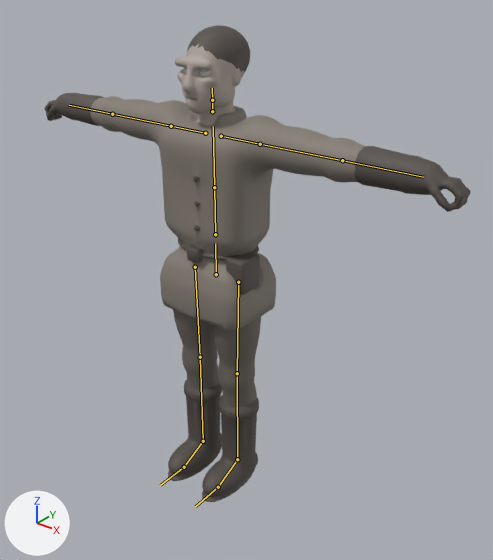
One commit to the FBX model Assets/Resources/Bodies/Living.fbx: the scene before it, then after it.
The view is the same before and after, from a 50 mm camera at (0.858, -0.971, 1.124) aimed at (0.083, -0.003, 0.524). Arrows for +X, +Y and +Z are at lower left; the lights stay in place. The picture after the commit comes second. The bones that change, and the others that lie on the model, are drawn over the model as lines.

In view in the first picture: 'LivingMesh'.
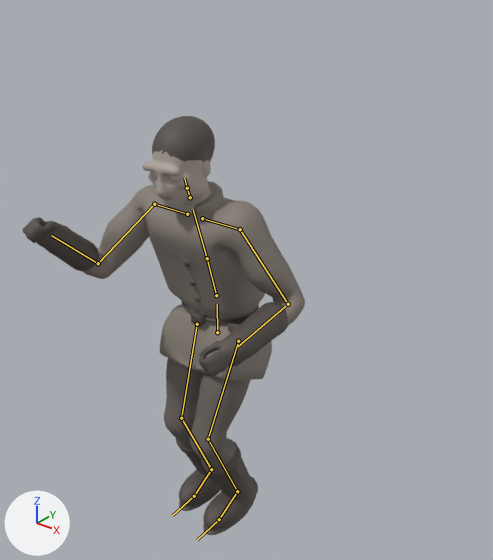
The newer file adds an action. The first version stands in its rest pose; the second is drawn at frame 38 of the action 'Living|Gather'.

Where the change shows, as pixel boxes [x1, y1, x2, y2] in the pictures (493 x 560 px):
```json
{"object": "LivingMesh", "change": "posed", "before": [45, 25, 470, 502], "after": [23, 116, 305, 535], "on screen": "34% narrower, 12% shorter"}
{"bone": "Hips", "before": "(216, 274) to (215, 243)", "after": "(217, 332) to (217, 304)"}
{"bone": "Spine", "before": "(215, 234) to (214, 187)", "after": "(216, 295) to (207, 258)"}
{"bone": "Chest", "before": "(214, 187) to (213, 126)", "after": "(207, 258) to (193, 209)"}
{"bone": "Head", "before": "(212, 100) to (212, 88)", "after": "(187, 188) to (184, 178)"}
{"bone": "LeftUpperArm", "before": "(260, 144) to (342, 160)", "after": "(240, 229) to (288, 304)"}
{"bone": "LeftLowerArm", "before": "(342, 160) to (423, 177)", "after": "(288, 304) to (238, 346)"}
{"bone": "RightUpperArm", "before": "(171, 126) to (112, 114)", "after": "(154, 204) to (98, 263)"}
{"bone": "RightLowerArm", "before": "(112, 114) to (69, 105)", "after": "(98, 263) to (51, 235)"}
{"bone": "LeftUpperLeg", "before": "(238, 282) to (237, 373)", "after": "(238, 341) to (208, 439)"}
{"bone": "LeftLowerLeg", "before": "(237, 373) to (237, 459)", "after": "(208, 439) to (237, 491)"}
{"bone": "LeftFoot", "before": "(237, 459) to (218, 487)", "after": "(237, 491) to (219, 519)"}
{"bone": "RightUpperLeg", "before": "(195, 267) to (200, 357)", "after": "(197, 324) to (181, 418)"}
{"bone": "RightLowerLeg", "before": "(200, 357) to (203, 441)", "after": "(181, 418) to (211, 469)"}
{"bone": "RightFoot", "before": "(203, 441) to (184, 467)", "after": "(211, 469) to (194, 496)"}
```

Scene script edits in JSON lines:
```json
{"block": "bone_hips", "where": "bone_hips = bpy.data.objects['Living'].pose.bones['Hips']"}
{"op": "set", "path": "bone_hips.location", "old": "(0.0, 0.0, 0.0)", "new": "(0.0, -0.14, 0.0)"}
{"block": "bone_spine", "where": "bone_spine = bpy.data.objects['Living'].pose.bones['Spine']  # child of 'Hips'"}
{"op": "set", "path": "bone_spine.rotation_quaternion", "old": "(1.0, 0.0, 0.0, 0.0)", "new": "(0.99, 0.139, 0.0, 0.0)", "note": "degrees (0, 0, 0) -> degrees (16, 0, 0)"}
{"block": "bone_chest", "where": "bone_chest = bpy.data.objects['Living'].pose.bones['Chest']  # child of 'Spine'"}
{"op": "set", "path": "bone_chest.rotation_quaternion", "old": "(1.0, 0.0, 0.0, 0.0)", "new": "(1.0, 0.009, 0.0, 0.0)", "note": "degrees (0, 0, 0) -> degrees (1, 0, 0)"}
{"block": "bone_head", "where": "bone_head = bpy.data.objects['Living'].pose.bones['Head']  # child of 'Neck'"}
{"op": "set", "path": "bone_head.rotation_quaternion", "old": "(1.0, 0.0, 0.0, 0.0)", "new": "(0.999, 0.0, 0.035, 0.0)", "note": "degrees (0, 0, 0) -> degrees (0, 4, 0)"}
{"block": "bone_leftupperarm", "where": "bone_leftupperarm = bpy.data.objects['Living'].pose.bones['LeftUpperArm']  # child of 'LeftShoulder'"}
{"op": "set", "path": "bone_leftupperarm.rotation_quaternion", "old": "(1.0, 0.0, 0.0, 0.0)", "new": "(0.857, -0.515, 0.0, 0.0)", "note": "degrees (0, 0, 0) -> degrees (-62, 0, 0)"}
{"block": "bone_leftlowerarm", "where": "bone_leftlowerarm = bpy.data.objects['Living'].pose.bones['LeftLowerArm']  # child of 'LeftUpperArm'"}
{"op": "set", "path": "bone_leftlowerarm.rotation_quaternion", "old": "(1.0, 0.0, 0.0, 0.0)", "new": "(0.669, 0.0, 0.0, -0.743)", "note": "degrees (0, 0, 0) -> degrees (0, 0, -96)"}
{"block": "bone_rightupperarm", "where": "bone_rightupperarm = bpy.data.objects['Living'].pose.bones['RightUpperArm']  # child of 'RightShoulder'"}
{"op": "set", "path": "bone_rightupperarm.rotation_quaternion", "old": "(1.0, 0.0, 0.0, 0.0)", "new": "(0.764, -0.459, 0.389, 0.234)", "note": "degrees (0, 0, 0) -> degrees (-62, 54, 0)"}
{"block": "bone_rightlowerarm", "where": "bone_rightlowerarm = bpy.data.objects['Living'].pose.bones['RightLowerArm']  # child of 'RightUpperArm'"}
{"op": "set", "path": "bone_rightlowerarm.rotation_quaternion", "old": "(1.0, 0.0, 0.0, 0.0)", "new": "(0.669, 0.0, 0.0, 0.743)", "note": "degrees (0, 0, 0) -> degrees (0, 0, 96)"}
{"block": "bone_leftupperleg", "where": "bone_leftupperleg = bpy.data.objects['Living'].pose.bones['LeftUpperLeg']  # child of 'Hips'"}
{"op": "set", "path": "bone_leftupperleg.rotation_quaternion", "old": "(1.0, 0.0, 0.0, 0.0)", "new": "(0.974, -0.225, 0.006, 0.006)", "note": "degrees (0, 0, 0) -> degrees (-26, 1, 1)"}
{"block": "bone_leftlowerleg", "where": "bone_leftlowerleg = bpy.data.objects['Living'].pose.bones['LeftLowerLeg']  # child of 'LeftUpperLeg'"}
{"op": "set", "path": "bone_leftlowerleg.rotation_quaternion", "old": "(1.0, 0.0, 0.0, 0.0)", "new": "(0.906, 0.423, 0.0, 0.0)", "note": "degrees (0, 0, 0) -> degrees (50, 0, 0)"}
{"block": "bone_leftfoot", "where": "bone_leftfoot = bpy.data.objects['Living'].pose.bones['LeftFoot']  # child of 'LeftLowerLeg'"}
{"op": "set", "path": "bone_leftfoot.rotation_quaternion", "old": "(1.0, 0.0, 0.0, 0.0)", "new": "(0.982, -0.191, 0.0, 0.0)", "note": "degrees (0, 0, 0) -> degrees (-22, 0, 0)"}
{"block": "bone_rightupperleg", "where": "bone_rightupperleg = bpy.data.objects['Living'].pose.bones['RightUpperLeg']  # child of 'Hips'"}
{"op": "set", "path": "bone_rightupperleg.rotation_quaternion", "old": "(1.0, 0.0, 0.0, 0.0)", "new": "(0.988, -0.156, -0.004, -0.004)", "note": "degrees (0, 0, 0) -> degrees (-18, -1, 0)"}
{"block": "bone_rightlowerleg", "where": "bone_rightlowerleg = bpy.data.objects['Living'].pose.bones['RightLowerLeg']  # child of 'RightUpperLeg'"}
{"op": "set", "path": "bone_rightlowerleg.rotation_quaternion", "old": "(1.0, 0.0, 0.0, 0.0)", "new": "(0.934, 0.358, 0.0, 0.0)", "note": "degrees (0, 0, 0) -> degrees (42, 0, 0)"}
{"block": "bone_rightfoot", "where": "bone_rightfoot = bpy.data.objects['Living'].pose.bones['RightFoot']  # child of 'RightLowerLeg'"}
{"op": "set", "path": "bone_rightfoot.rotation_quaternion", "old": "(1.0, 0.0, 0.0, 0.0)", "new": "(0.985, -0.174, 0.0, 0.0)", "note": "degrees (0, 0, 0) -> degrees (-20, 0, 0)"}
```
